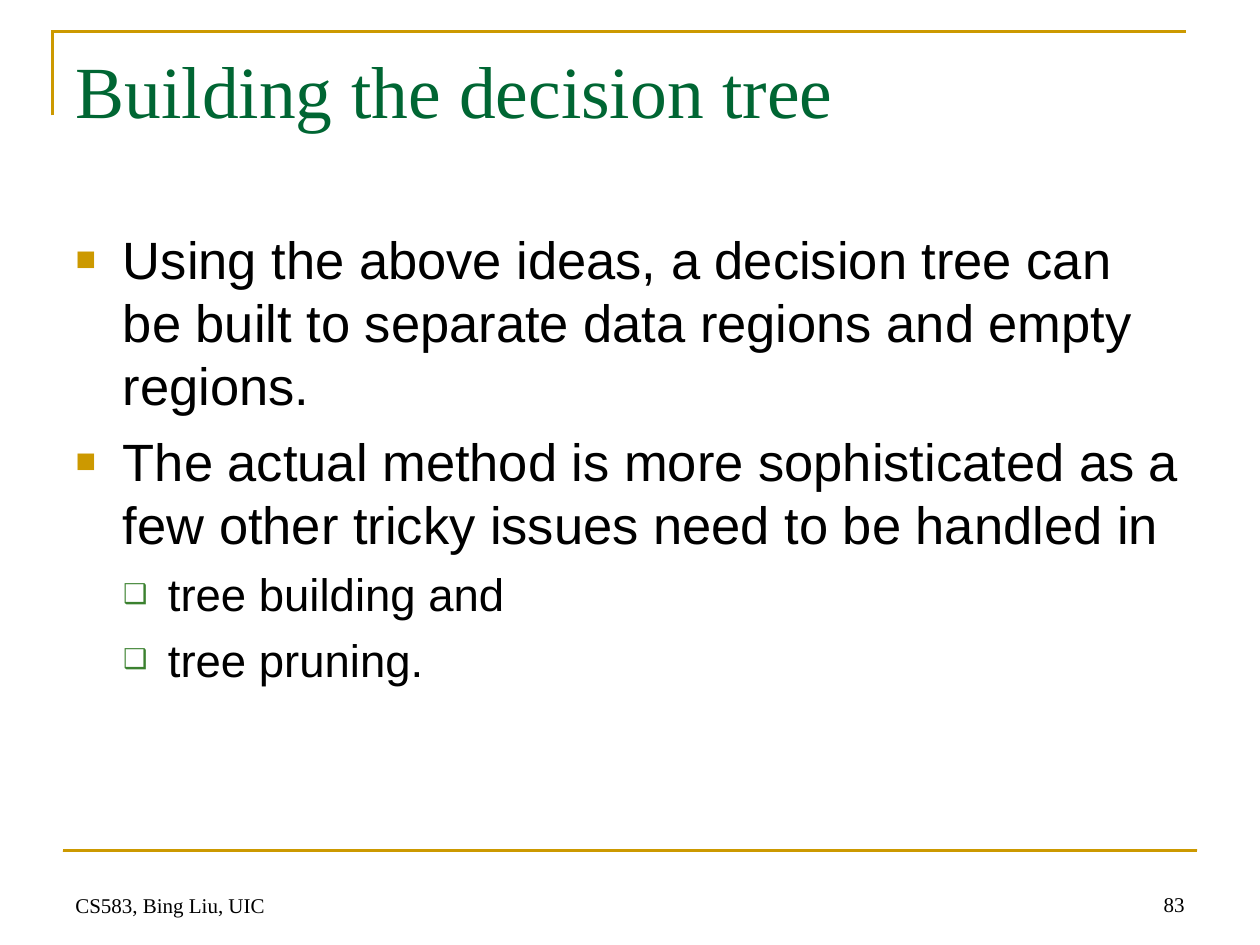
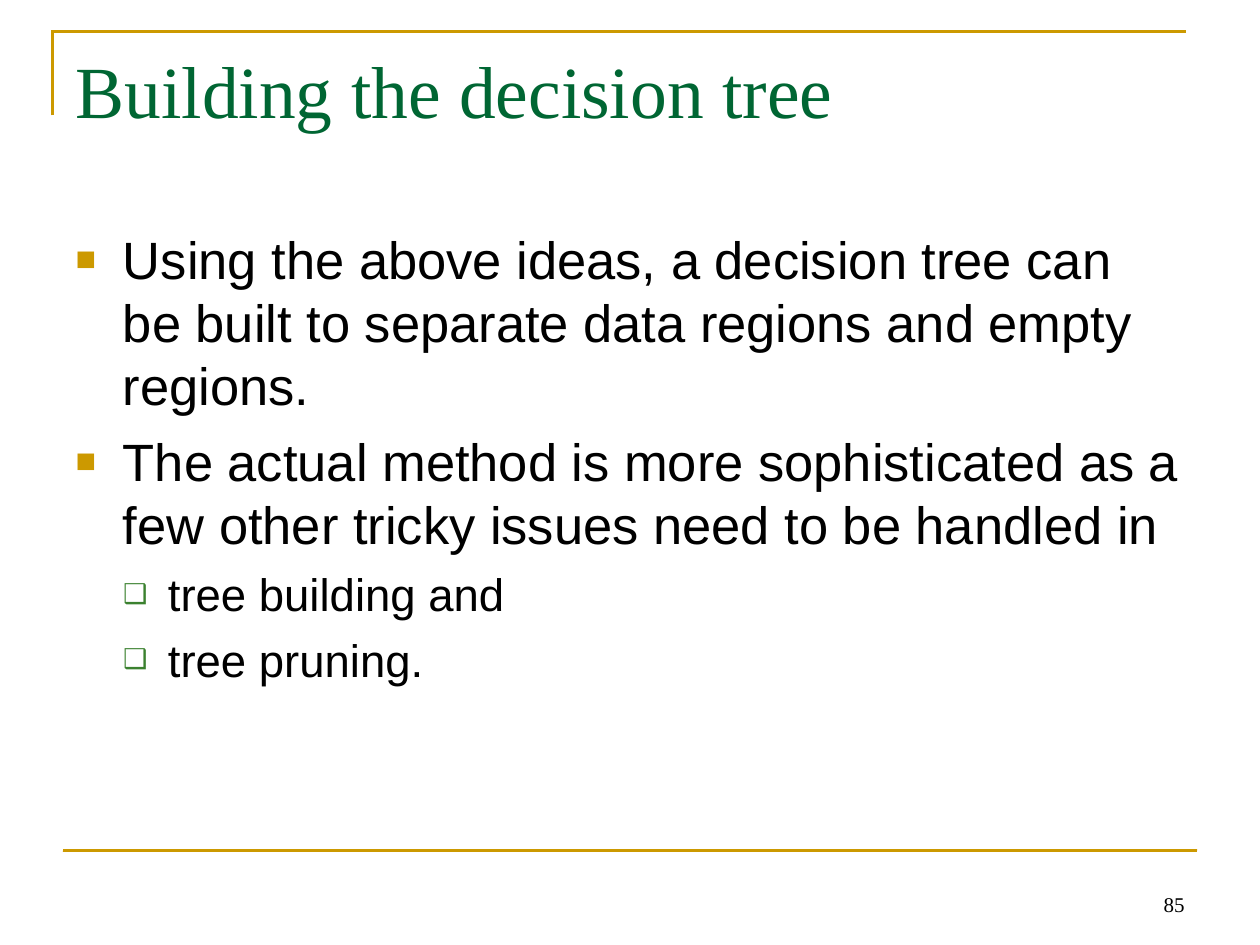
Before and after one commit to BeiyuLinCS/beiyulin.github.io, a slide deck: slide 85 of teach/spring_21/behavior_modeling/week7_unsupervised-learning (1).ppt (slide 83 before the commit). Drawn at 1260x945 pixels with LibreOffice and Linux fonts; fonts in the diff are those of the drawing. Boxes give left, top, right and bottom in pixels: in the first picture for what was removed or moved away, otherwise in the second. Text is boxed around its words. In the diff, an @@ line names an element or a change of style, - is before the commit and + after.

```diff
--- a/teach/spring_21/behavior_modeling/week7_unsupervised-learning (1).ppt
+++ b/teach/spring_21/behavior_modeling/week7_unsupervised-learning (1).ppt
@@ text removed at [75,899,264,918] @@
-CS583, Bing Liu, UIC
@@ page number at [1164,898,1185,913]: text changed @@
-83
+85
```
Also in this commit, not shown: 24 other slides changed, 2 slides added, 22 other files.
